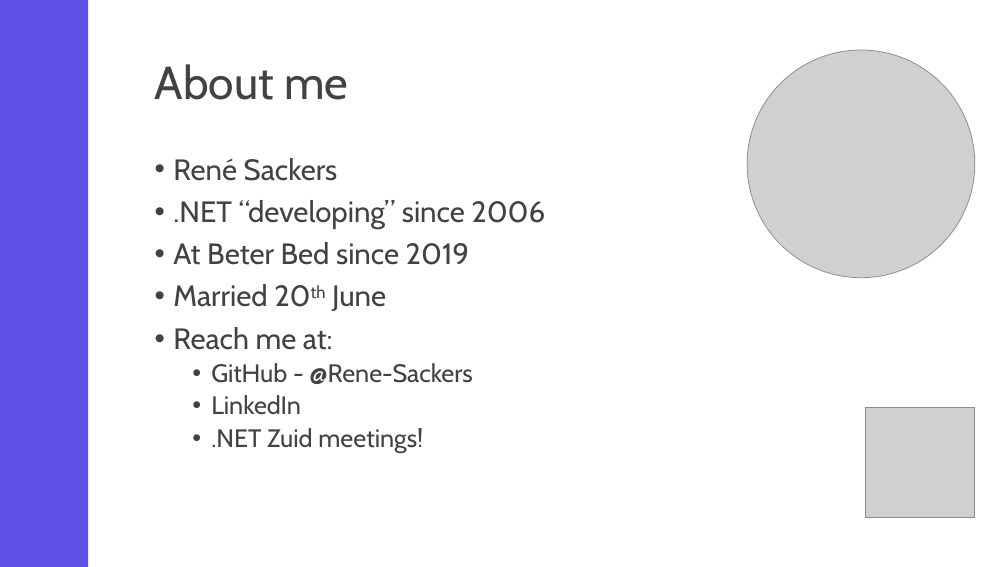
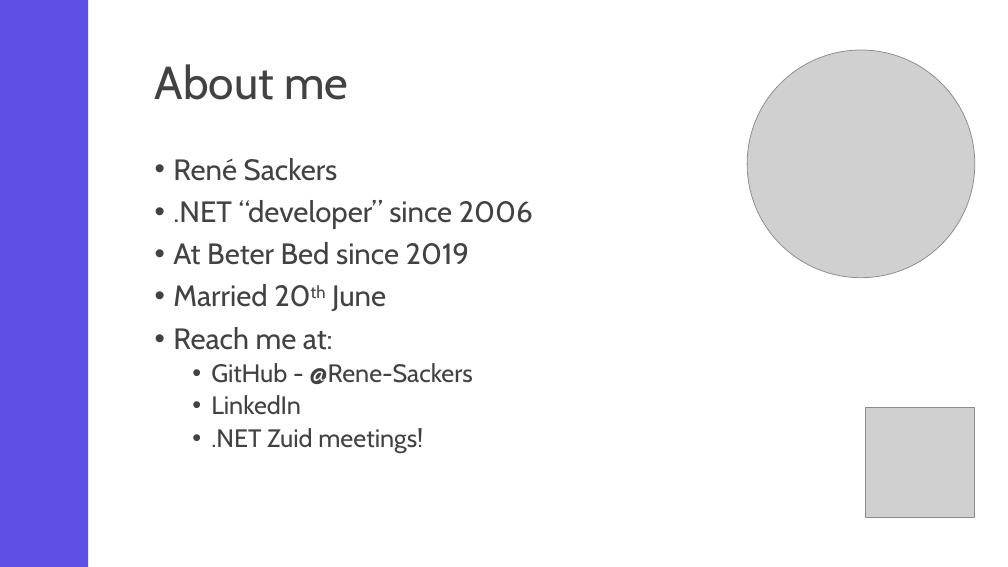
Before and after one commit to Rene-Sackers/presentation-mudblazor, a slide deck: slide 2 of powerpoint/MudBlazor presentation.pptx. Drawn at 1008x567 pixels with LibreOffice and Linux fonts; fonts in the diff are those of the drawing; grey boxes stand for pictures. Boxes give left, top, right and bottom in pixels: in the first picture for what was removed or moved away, otherwise in the second. Text is boxed around its words. In the diff, an @@ line names an element or a change of style, - is before the commit and + after.

```diff
--- a/powerpoint/MudBlazor presentation.pptx
+++ b/powerpoint/MudBlazor presentation.pptx
@@ text at (173, 200, 533, 229): text changed @@
-• .NET “developing” since 2006
+• .NET “developer” since 2006
```
Also in this commit, not shown: 10 other files.
